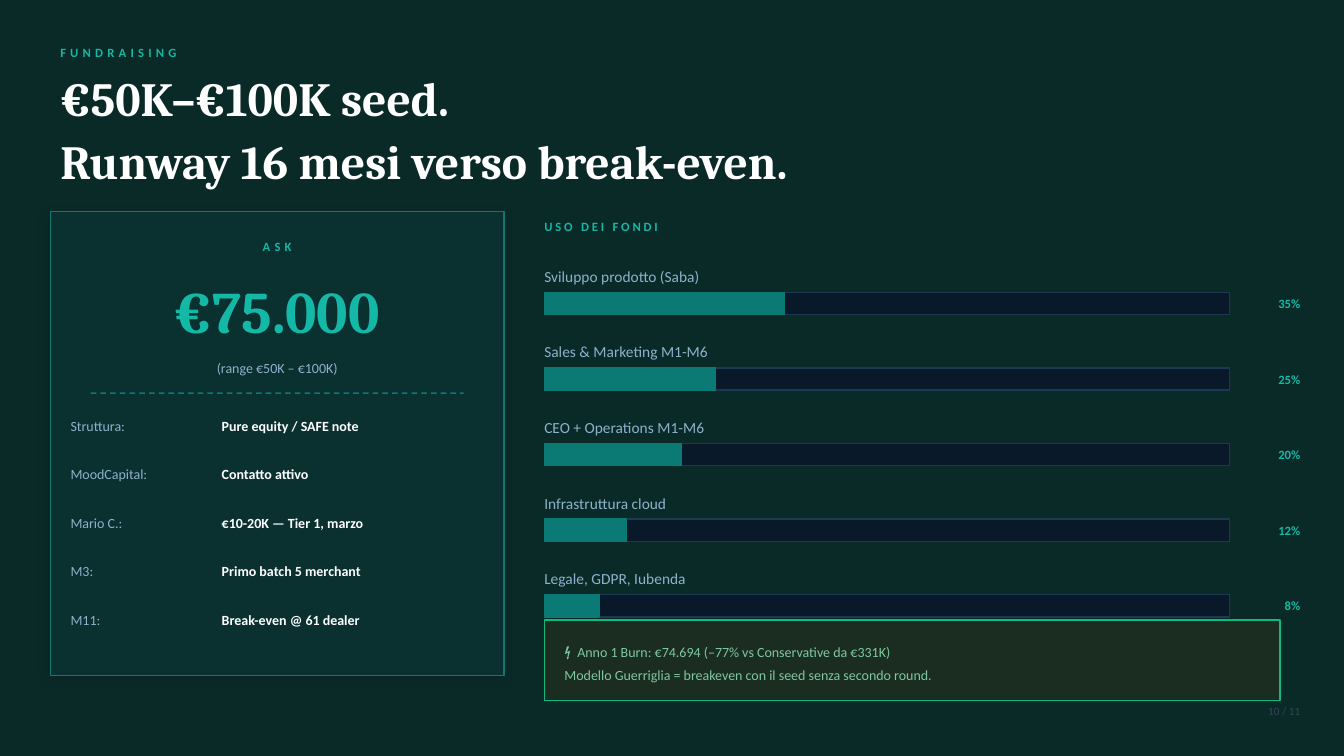
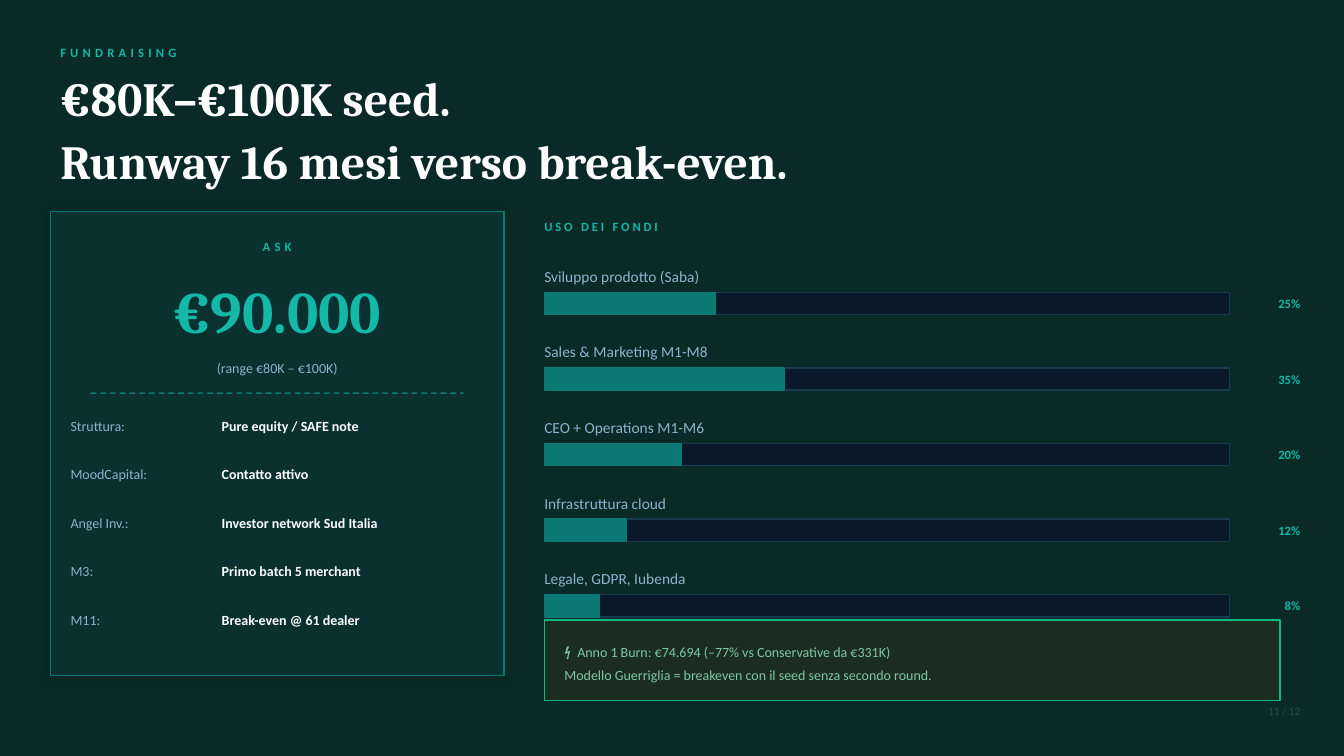
Before and after one commit to creamoj-ai/dloop-pitch-deck, a slide deck: slide 11 of 02-INVESTOR-PRESENTATIONS/DLOOP_Pitch_Deck_2026.pptx (slide 10 before the commit). Drawn at 1344x756 pixels with LibreOffice and Linux fonts; fonts in the diff are those of the drawing. Boxes give left, top, right and bottom in pixels: in the first picture for what was removed or moved away, otherwise in the second. Text is boxed around its words. In the diff, an @@ line names an element or a change of style, - is before the commit and + after.

```diff
--- a/02-INVESTOR-PRESENTATIONS/DLOOP_Pitch_Deck_2026.pptx
+++ b/02-INVESTOR-PRESENTATIONS/DLOOP_Pitch_Deck_2026.pptx
@@ text at (x1=60, y1=83, x2=451, y2=117): text changed @@
-€50K–€100K seed.
+€80K–€100K seed.
@@ text at (x1=173, y1=293, x2=381, y2=334): text changed @@
-€75.000
+€90.000
@@ rectangle resized from (x1=544, y1=292, x2=784, y2=315) to (x1=544, y1=292, x2=716, y2=315) @@
@@ text at (x1=544, y1=346, x2=708, y2=360): text changed @@
-Sales & Marketing M1-M6
+Sales & Marketing M1-M8
@@ text at (x1=217, y1=363, x2=338, y2=376): text changed @@
-(range €50K – €100K)
+(range €80K – €100K)
@@ rectangle resized from (x1=544, y1=368, x2=716, y2=390) to (x1=544, y1=368, x2=784, y2=390) @@
@@ text at (x1=71, y1=518, x2=129, y2=531): text changed @@
-Mario C.:
+Angel Inv.:
@@ text at (x1=222, y1=518, x2=378, y2=528): text changed @@
-€10-20K — Tier 1, marzo
+Investor network Sud Italia
```
Also in this commit, not shown: 10 other slides changed, 1 slide added, 1 other file.
